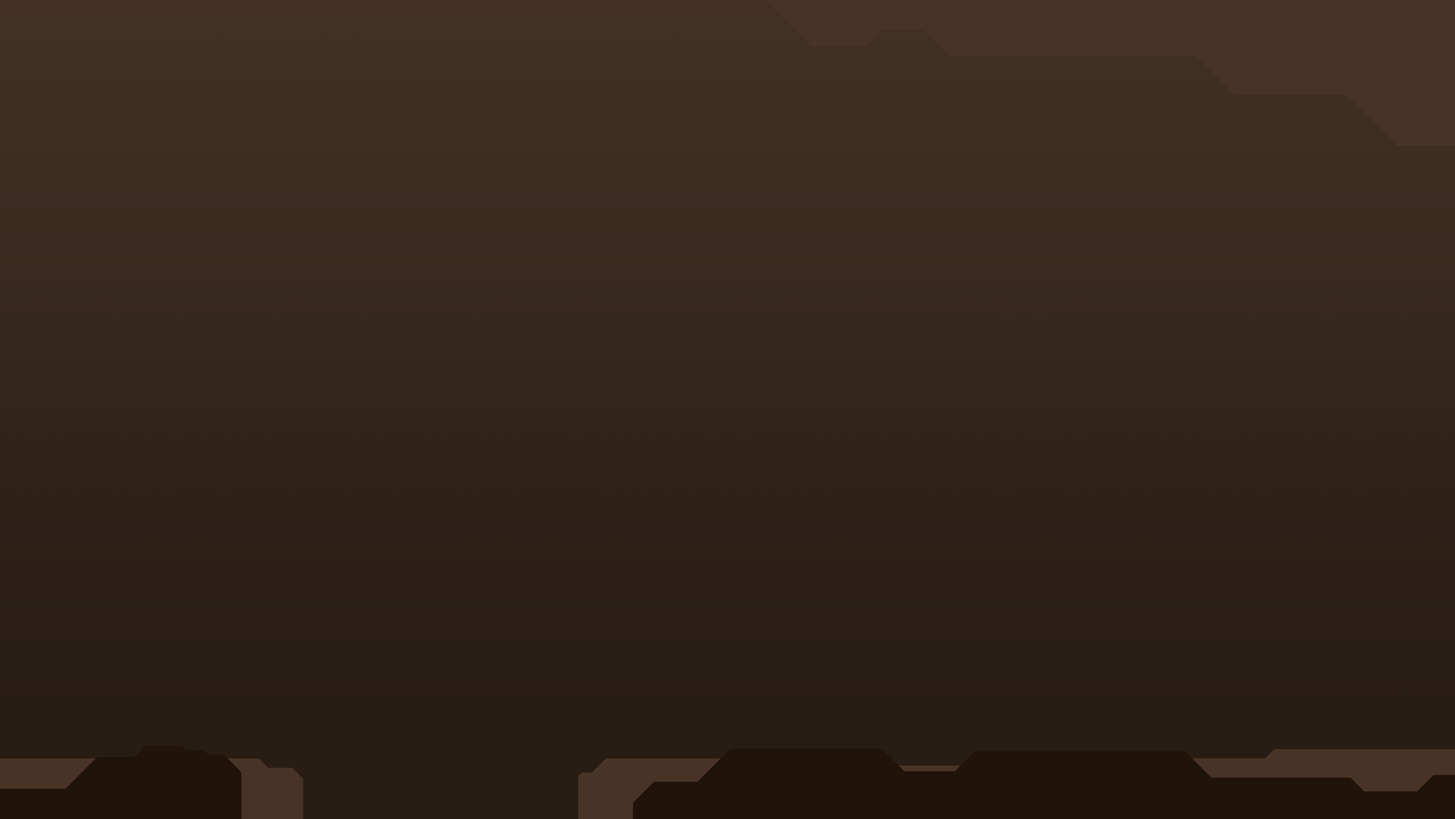
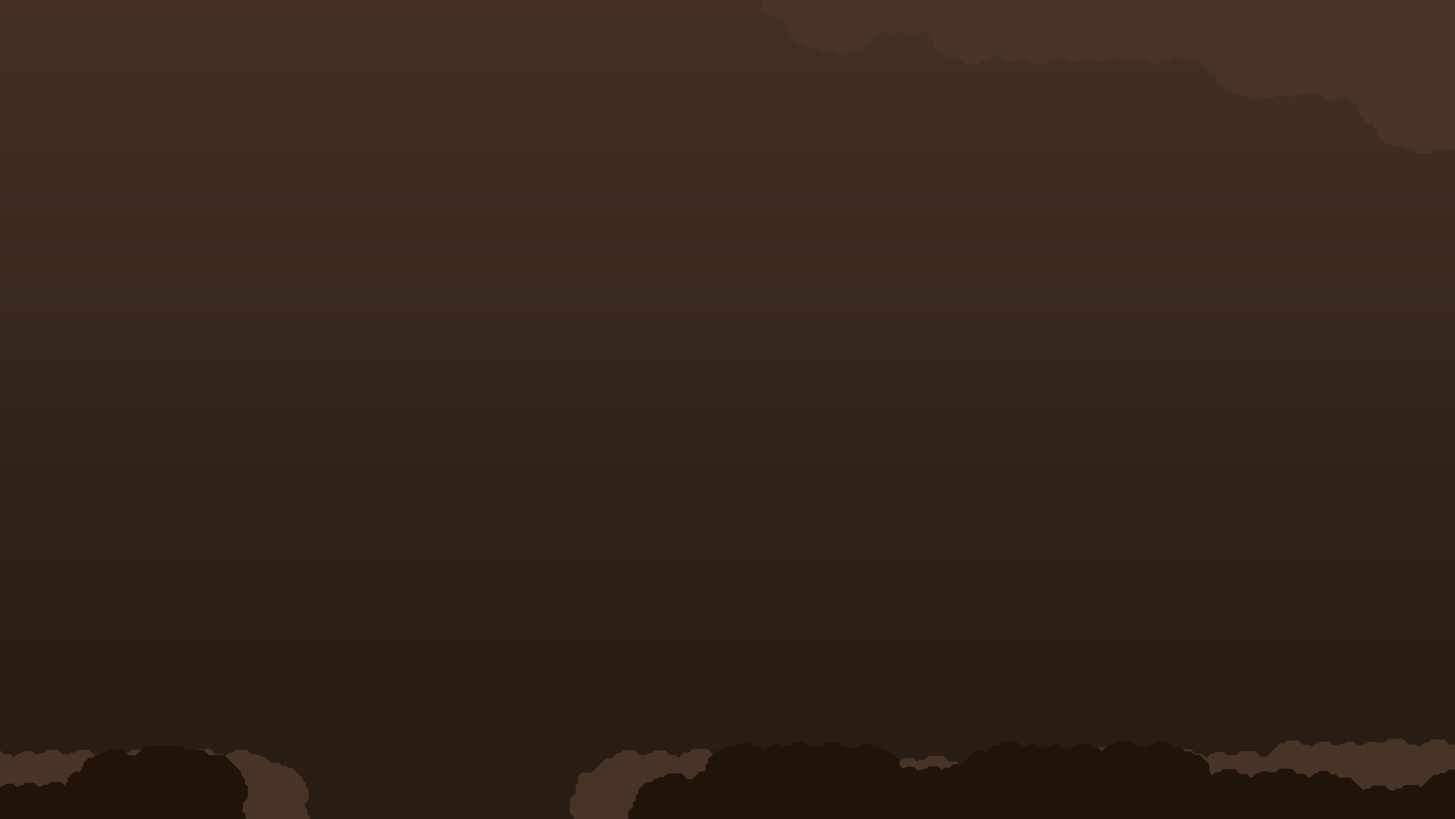
Two versions of the same layered image (1455 × 819). Layer-by-layer changes:
painted on "ForeGround" over [0, 740, 1455, 819]
painted on "PlayerGround" over [0, 0, 1455, 819]
